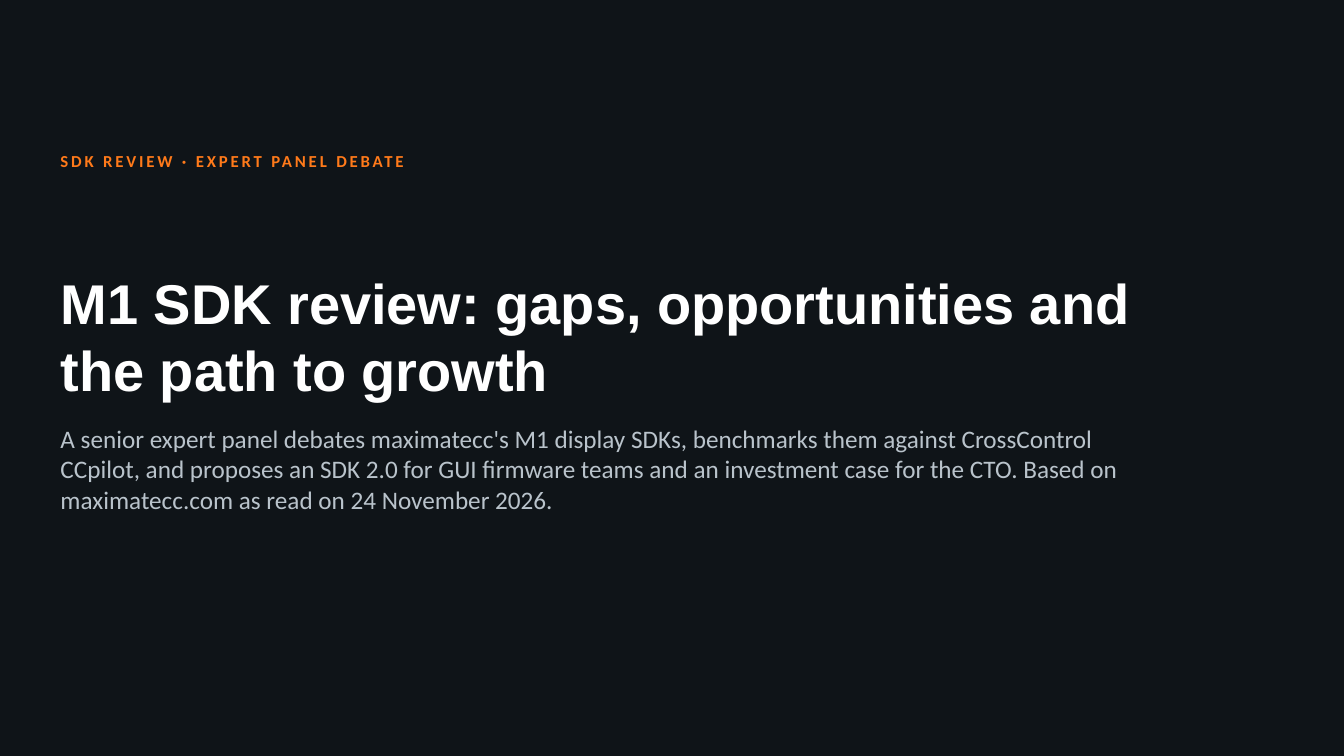
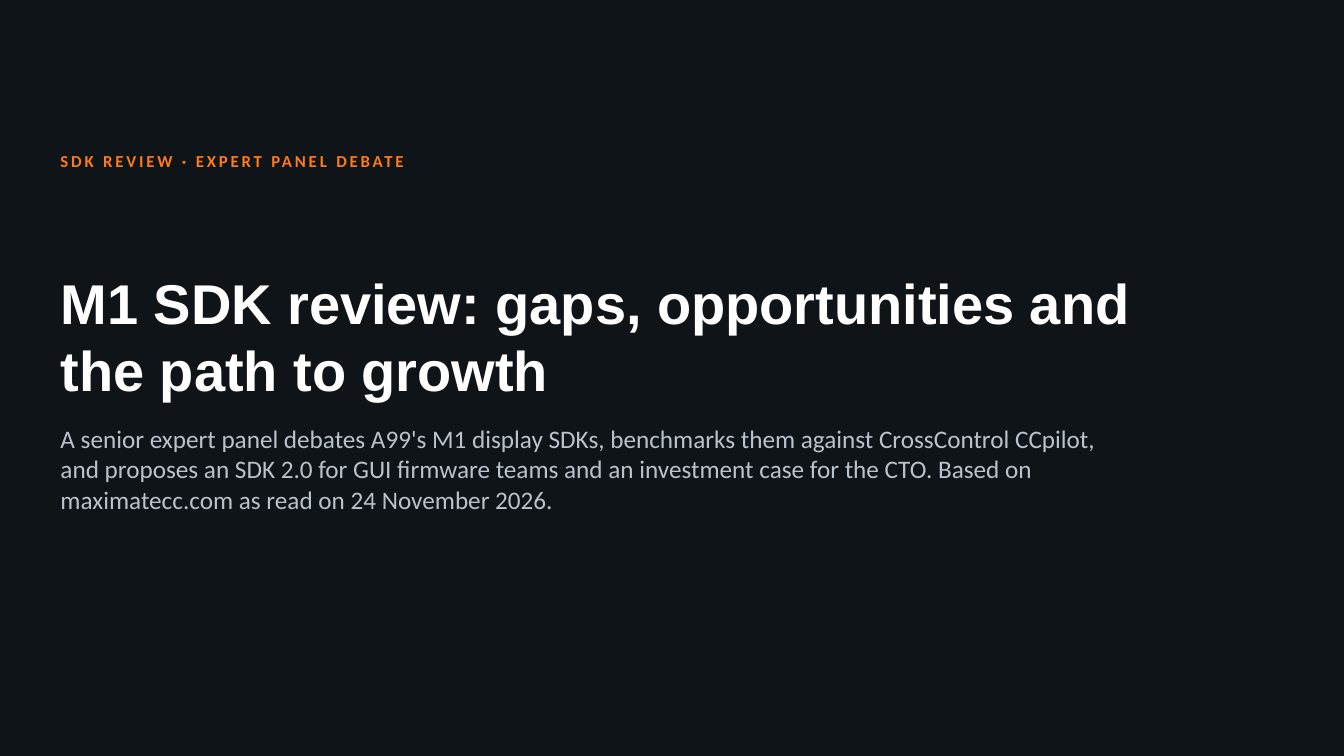
Before and after one commit to Raul-dot-valdez/max, a slide deck: slide 1 of docs/strategy/M1-SDK-review.pptx. Drawn at 1344x756 pixels with LibreOffice and Linux fonts; fonts in the diff are those of the drawing. Boxes give left, top, right and bottom in pixels: in the first picture for what was removed or moved away, otherwise in the second. Text is boxed around its words. In the diff, an @@ line names an element or a change of style, - is before the commit and + after.

```diff
--- a/docs/strategy/M1-SDK-review.pptx
+++ b/docs/strategy/M1-SDK-review.pptx
@@ text at (x1=60, y1=430, x2=1095, y2=509): text changed @@
-A senior expert panel debates maximatecc's M1 display SDKs, benchmarks them against CrossControl CCpilot, and proposes an SDK 2.0 for GUI firmware teams and an investment case for the CTO. Based on maximatecc.com as read on 24 November 2026.
+A senior expert panel debates A99's M1 display SDKs, benchmarks them against CrossControl CCpilot, and proposes an SDK 2.0 for GUI firmware teams and an investment case for the CTO. Based on maximatecc.com as read on 24 November 2026.
```
Also in this commit, not shown: 15 other slides changed, 19 other files.
